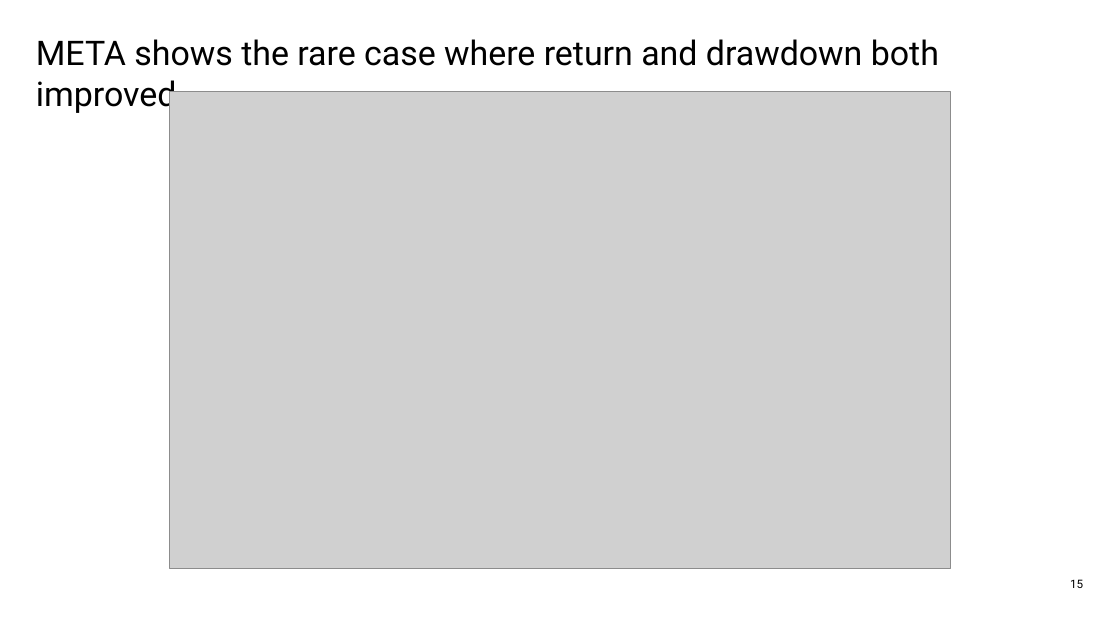
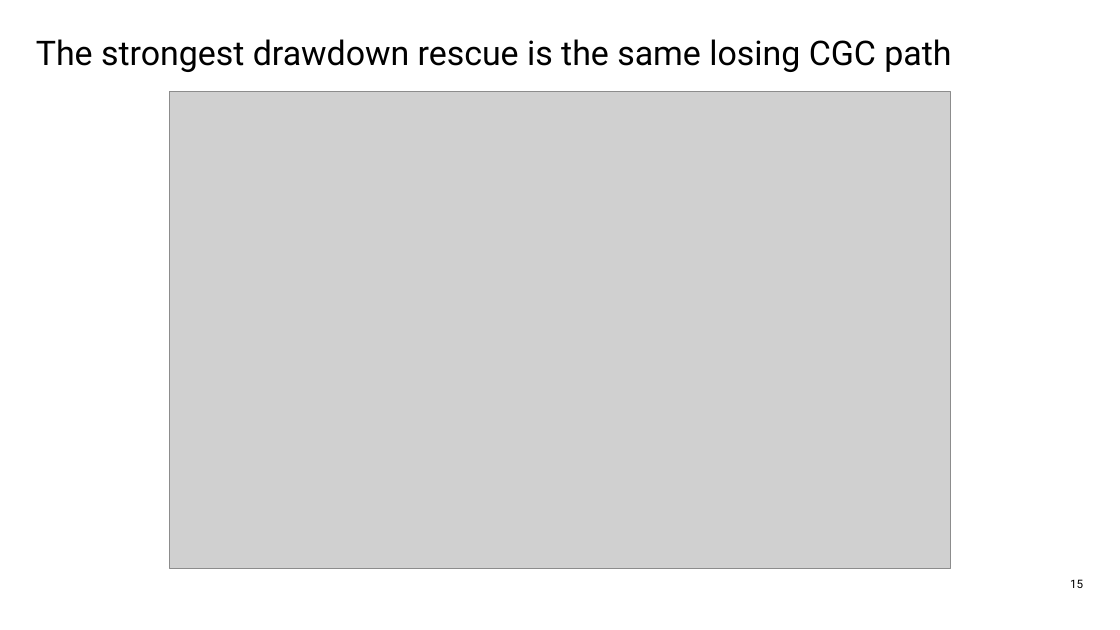
Before and after one commit to Francisc0Franc0/Time-Series-Modeling-Gen5, a slide deck: slide 15 of operator_hypothesis_lab/presentations/hyp_mom_02_1_sma200_cross_wide_discovery_evidence.pptx. Drawn at 1120x630 pixels with LibreOffice and Linux fonts; fonts in the diff are those of the drawing; grey boxes stand for pictures. Boxes give left, top, right and bottom in pixels: in the first picture for what was removed or moved away, otherwise in the second. Text is boxed around its words. In the diff, an @@ line names an element or a change of style, - is before the commit and + after.

```diff
--- a/operator_hypothesis_lab/presentations/hyp_mom_02_1_sma200_cross_wide_discovery_evidence.pptx
+++ b/operator_hypothesis_lab/presentations/hyp_mom_02_1_sma200_cross_wide_discovery_evidence.pptx
@@ text at (36,39,951,72): text changed @@
-META shows the rare case where return and drawdown both improved
+The strongest drawdown rescue is the same losing CGC path
```
Also in this commit, not shown: 10 other slides changed, 1 slide added, 1 slide removed, 9 other files.
